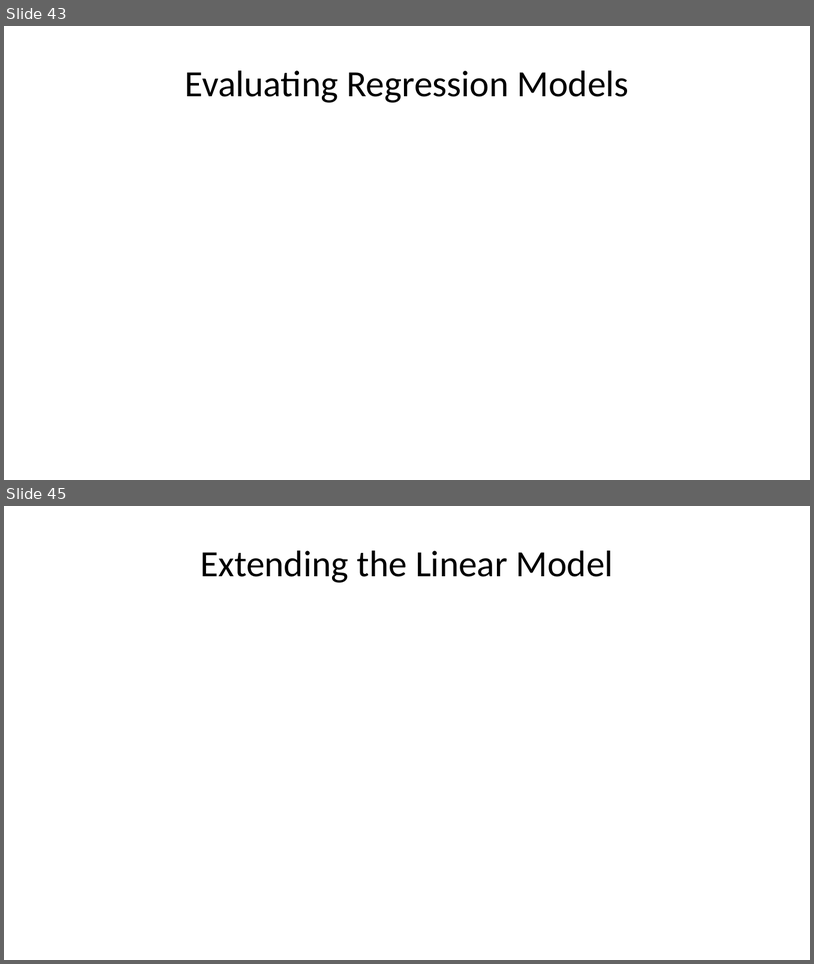
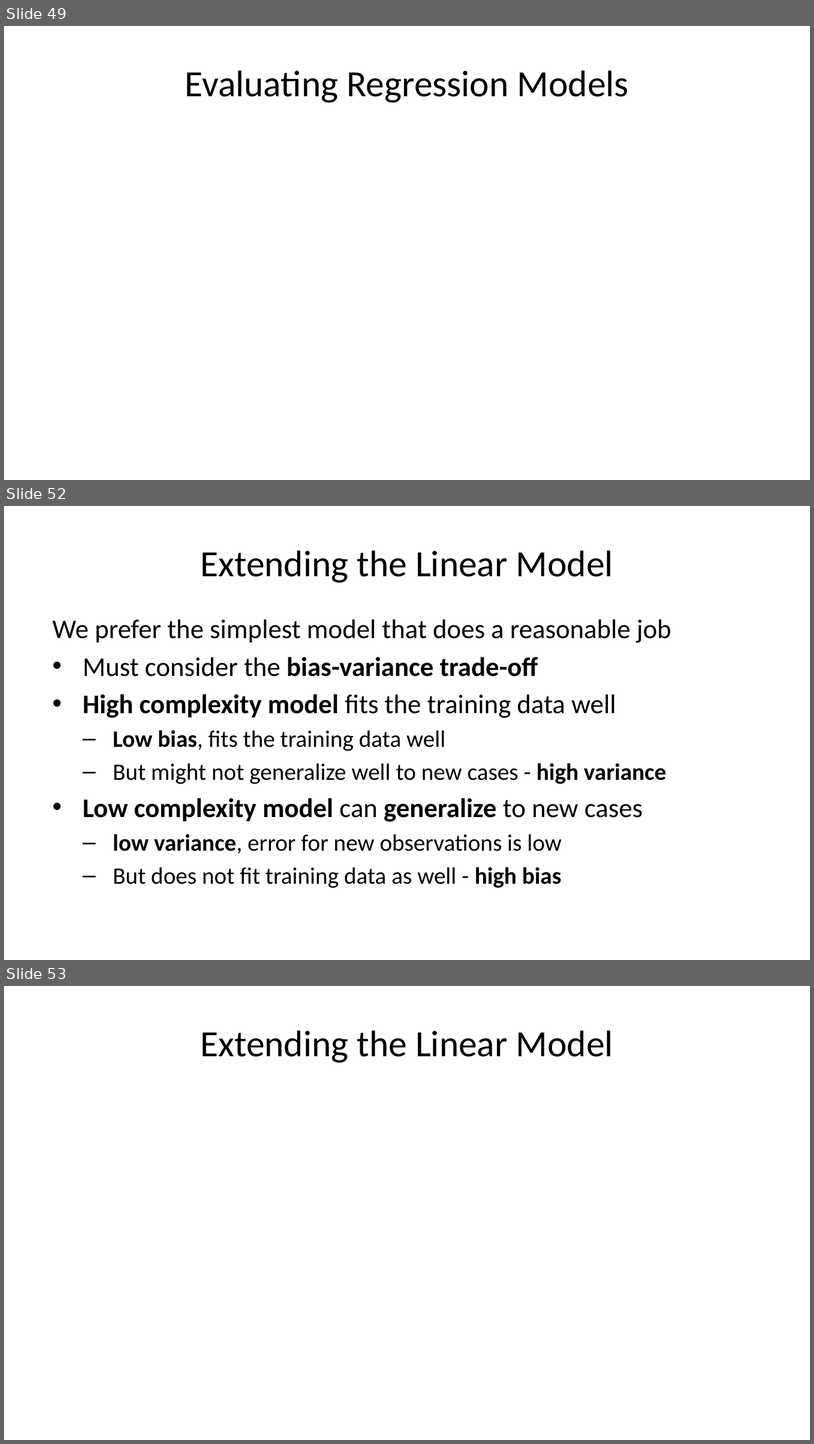
Before and after one commit to StephenElston/CSCI-E-83, a slide deck: LectureSlides/08_IntroductionToLinearModels.pptx. Shown one above the other, each under a label of ours: slides 43 and 45 before the commit, slides 49, 52 and 53 after it; the slides between them are not shown. The pictures are 814x964 and 814x1444 pixels, drawn with LibreOffice and Linux fonts; fonts in the diff are those of the drawing; grey boxes stand for pictures. Boxes give left, top, right and bottom in pixels: in the first picture for what was removed or moved away, otherwise in the second. Text is boxed around its words. In the diff, an @@ line names an element or a change of style, - is before the commit and + after.

```diff
--- a/LectureSlides/08_IntroductionToLinearModels.pptx
+++ b/LectureSlides/08_IntroductionToLinearModels.pptx
@@ slide 52 added at [4,506,810,960], background #FFFFFF @@
@@ title added at [200,550,614,583], 33 pt, text #000000 @@
+Extending the Linear Model
@@ text added at [53,619,672,888], 24 pt, text #000000 @@
+We prefer the simplest model that does a reasonable job
+• Must consider the bias-variance trade-off
+• High complexity model fits the training data well
+  – Low bias, fits the training data well
+  – But might not generalize well to new cases - high variance
+• Low complexity model can generalize to new cases
+  – low variance, error for new observations is low
+  – But does not fit training data as well - high bias
@@ what was slide 43 is now slide 49 @@
@@ what was slide 45 is now slide 53 @@
```
Also in this commit, not shown: 5 slides changed, 7 other slides added.
